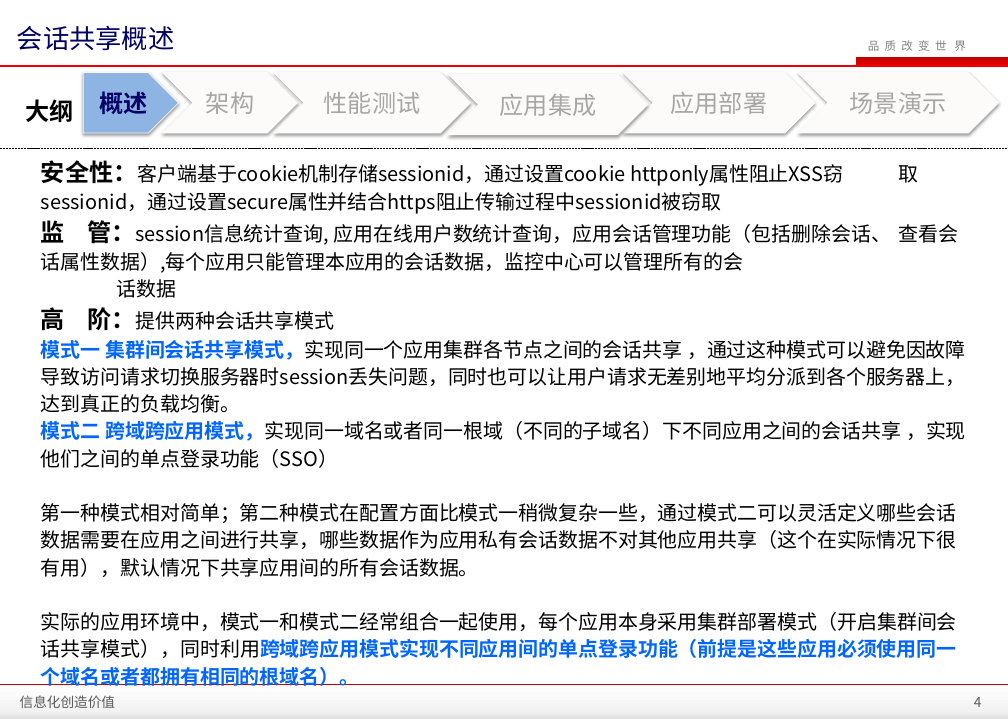
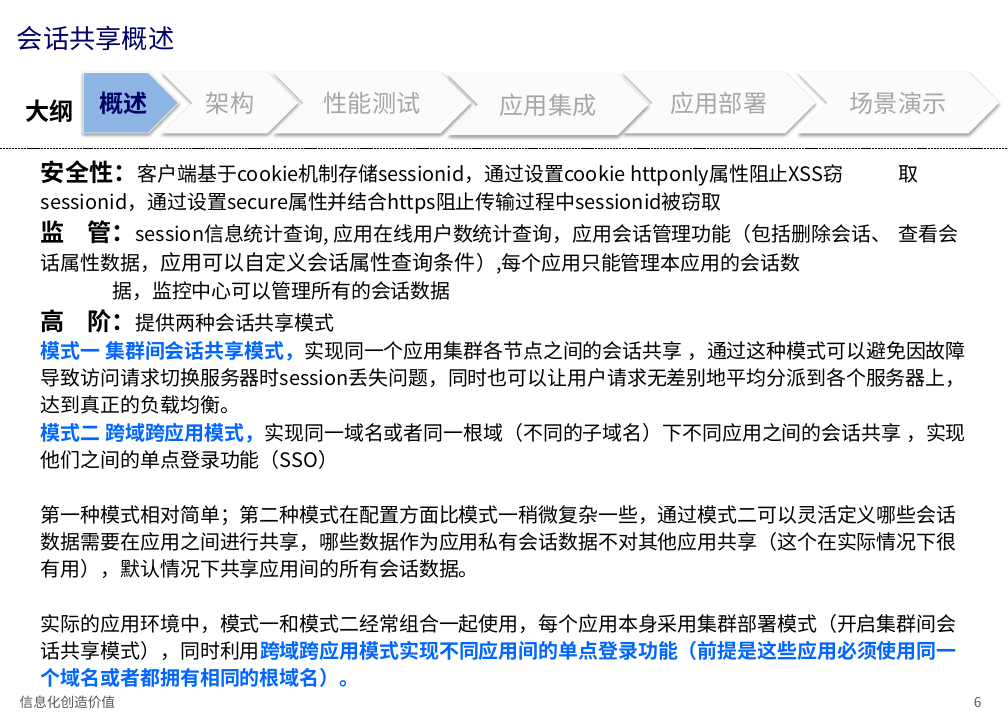
Before and after one commit to zhanght86/bboss-cms, a slide deck: slide 6 of 文档/SanyPDP平台会话共享介绍.pptx (slide 4 before the commit). Drawn at 1008x719 pixels with LibreOffice and Linux fonts; fonts in the diff are those of the drawing; background and template pictures are left out. Boxes give left, top, right and bottom in pixels: in the first picture for what was removed or moved away, otherwise in the second. Text is boxed around its words. In the diff, an @@ line names an element or a change of style, - is before the commit and + after.

Commit message:
完善session共享使用文档

```diff
--- a/文档/SanyPDP平台会话共享介绍.pptx
+++ b/文档/SanyPDP平台会话共享介绍.pptx
@@ rectangle removed at [856, 57, 1008, 66] @@
@@ text removed at [868, 40, 966, 51] @@
-品 质 改 变 世 界
@@ line removed from (0, 66) to (1008, 66) @@
@@ text at [41, 220, 959, 300]: text changed @@
-监 管：session信息统计查询, 应用在线用户数统计查询，应用会话管理功能（包括删除会话、 查看会话属性数据）,每个应用只能管理本应用的会话数据，监控中心可以管理所有的会
-话数据
+监 管：session信息统计查询, 应用在线用户数统计查询，应用会话管理功能（包括删除会话、 查看会话属性数据，应用可以自定义会话属性查询条件）,每个应用只能管理本应用的会话数
+据，监控中心可以管理所有的会话数据
@@ rectangle removed at [0, 684, 1008, 719] @@
@@ line removed from (0, 684) to (1008, 684) @@
@@ page number at [974, 697, 982, 707]: text changed @@
-4
+6
```
Also in this commit, not shown: 26 other slides changed, 5 slides added, 1 slide removed.
